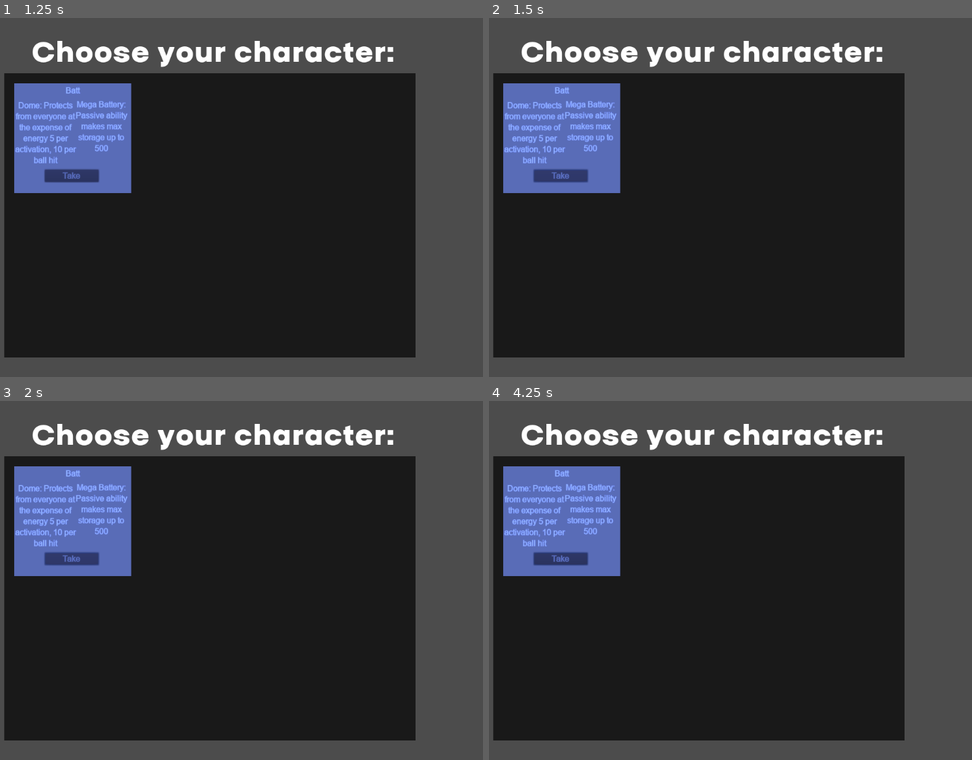
Above: before the commit, frames 1-4 (two rows, left to right).
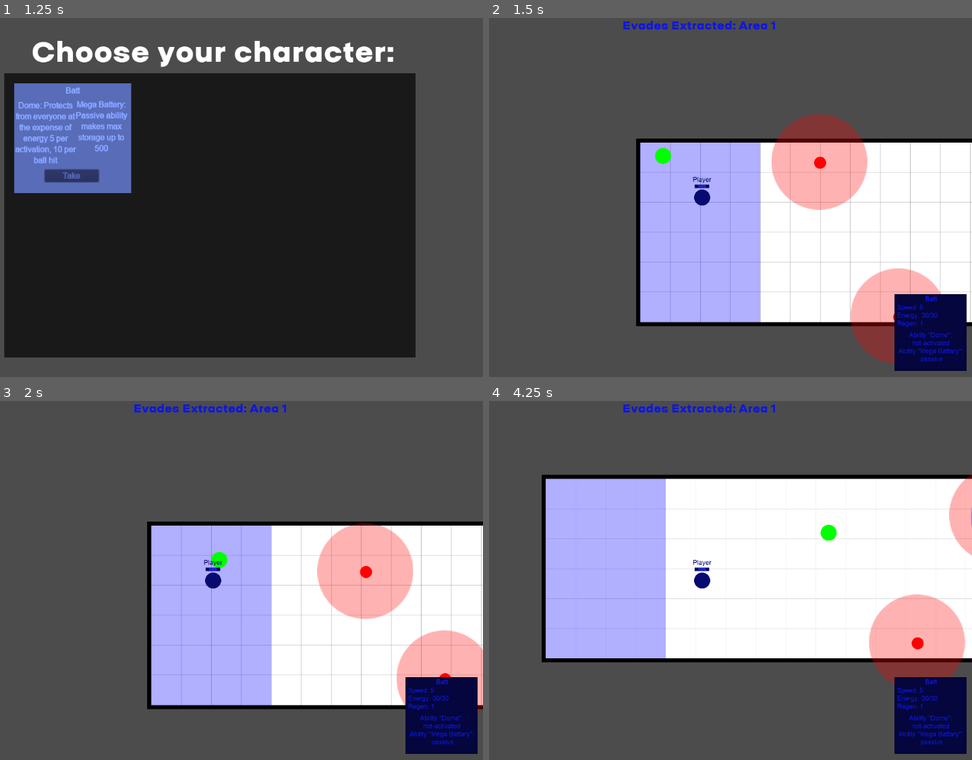
Above: after the commit, the same moments.

Repository: EtherCD/Alt-Evades-Old-Version
Game: Godot game, scene res://Menu.tscn
Two runs of this game, one before a commit and one after it. Both use one fixed random seed, a clock stepped at 60 frames per second and the inputs below.
Inputs (mouse positions are in pixels of both pictures, inside the frame that each line leads up to):
- Up to frame 1 (1.25 s): click "Single Player" at 0.5 s
- Up to frame 2 (1.5 s): click "Take" at 1.25 s
- Up to frame 3 (2 s): no input
- Up to frame 4 (4.25 s): tap Enter at 2 s; move the mouse to (822, 562) at 2.02 s; hold Right (ui_right) 2.03-2.78 s; tap Z at 2.1, 2.85, 3.8 s; click (822, 562) at 2.17 s; move the mouse to (595, 598) at 2.77 s; hold Down (ui_down) 2.78-3.53 s; move the mouse to (754, 501) at 3.52 s; hold Right (ui_right) from 3.53 s (still down); tap 1 at 3.6 s

Frame 1 is identical in both runs. In frame 2, 79% of the frame differs, in the area x 0-100%, y 0-99%; in frame 3, 79%; in frame 4, 80%.
Error before the commit: Parse Error: Error parsing expression, misplaced: '\n' (res://Main.gd:44)

Commit message:
v0.5.9 (Alpha)

Diff:
--- a/Alt-Evades/Ball.gd
+++ b/Alt-Evades/Ball.gd
@@ -4,41 +4,33 @@
 export var SAVE_TIME = 60
 var alive = true
 var timer_value = 60
-export var area = 1
-export var cEnergy = 30
-export var mEnergy = 30
-export var rEnergy = 1
-export var maxEnergy = 300
-export var maxRegen = 7
-export var heroName = "";
-export var nameAbility1 = "";
-export var nameAbility2 = "";
-
-export var cColor = Color(0.2,0.2,0.2,1);
-export var hCColor = Color(0.5,0.5,0.5,1);
-export var A1 = "";
-export var A2 = "";
+export(int) var area = 1
+export(int) var cEnergy = 30
+export(int) var mEnergy = 30
+export(int) var rEnergy = 1
+export(int) var maxEnergy = 300
+export(int) var maxRegen = 7
+export(String) var heroName = "";
+export(String) var nameAbility1 = "";
+export(String) var nameAbility2 = "";
+
+export(Color) var cColor = Color(0.2,0.2,0.2,1);
+export(Color) var hCColor = Color(0.5,0.5,0.5,1);
+export(String) var A1 = "";
+export(String) var A2 = ""
 
 var mPressed = false
 #var mMovement = true
-
-var ability1 = false;
-var ability2 = false;
-
-var canUpgradeMaxEnergy = true;
-var canUpgradeRegen = true;
-
-var coef_rEnergy = 0.025;
-
-var cSpeed = 0;
-var shiftC = 1;
-var uShiftP = false;
-
+var ability1 = false
+var ability2 = false
+var canUpgradeMaxEnergy = true
+var canUpgradeRegen = true
+var coef_rEnergy = 0.025
+var cSpeed = 0
+var shiftC = 1
+var uShiftP = false
 var eCoefNot = 1
-
 var inverseMethod=false
-
-#var mVelocity = Vector2()
 var velocity = Vector2()
 
 func f_translate(bol):
@@ -177,14 +169,31 @@
 	elif body.name == "AuraRed" and auraR:
 		uShiftP = false
 		auraR = false
-	if body.name == "AuraBlue" and not auraB:
+	if body.is_in_group("AuraBlue"):
 		eCoefNot = 1.0000925
-		auraB = true
-	elif body.name == "AuraBlue" and auraB:
+	elif eCoefNot != 1:
 		eCoefNot = 1
-		auraB = false
+	#if body.name == "AuraBlue" and not auraB:
+	#	eCoefNot = 1.0000925
+	#	auraB = true
+	#elif body.name == "AuraBlue" and auraB:
+	#	eCoefNot = 1
+	#	auraB = false
 	if body.name == "BallArea":
 		revive()
+
+func _on_hitbox_area_area_entered(area):
+	if area.is_in_group("portal"):
+		if !area.lock_portal:
+			do_teleport(area)
+
+func do_teleport(body):
+	for portal in get_tree().get_nodes_in_group("portal"):
+		if portal != body:
+			if portal.id == body.id:
+				if !portal.lock_potal:
+					body.do_lock()
+					global_position=portal.global_position
 
 func _on_DeathTimer_timeout():
 	if timer_value > 0:
--- a/Alt-Evades/Bot.gd
+++ b/Alt-Evades/Bot.gd
@@ -1,7 +1,7 @@
 extends KinematicBody2D
 
-export var speed = 400
-export var SAVE_TIME = 60
+export(int) var speed = 400
+export(int) var SAVE_TIME = 60
 var alive = true
 var timer_value = 60;
 var velocity = Vector2()
--- a/Alt-Evades/Enemy.gd
+++ b/Alt-Evades/Enemy.gd
@@ -1,8 +1,8 @@
 extends KinematicBody2D
 
 var velocity = Vector2()  # The player's movement vector.
-export var speed = 350;
-export var cType = 0; # 0 - Dark, 1 - Red, 2 - Blue,
+export(int) var speed = 350;
+export(int) var cType = 0; # 0 - Dark, 1 - Red, 2 - Blue,
 var color = Color()
 
 # Called when the node enters the scene tree for the first time.
@@ -23,6 +23,10 @@
 		var aura = preload("res://Aura.tscn").instance()
 		aura.position = Vector2(1, 20);
 		aura.set(cType, 8);
+		if cType == 1:
+			aura.add_to_group("AuraRed")
+		elif cType == 2:
+			aura.add_to_group("AuraBlue")
 		add_child(aura)
 
 func _physics_process(delta):
--- a/Alt-Evades/Generator.gd
+++ b/Alt-Evades/Generator.gd
@@ -1,18 +1,15 @@
 extends Node
 
-export var col=10
-export var dark=false;
-export var blue=false;
-export var red=false;
-
-export var coefX = 481;
-export var coefY = 1;
+export(int) var col=10
+export(bool) var dark=false;
+export(bool) var blue=false;
+export(bool) var red=false;
 
 # Called when the node enters the scene tree for the first time.
 func _ready():
-	var enemy = preload("res://Enemy.tscn").instance()
-	for i in range(col, 0):
-		var vec = Vector2(rand_range(300,3000), rand_range(1,718))
+	for i in range(0, col):
+		var enemy = preload("res://Enemy.tscn").instance()
+		var vec = Vector2(rand_range(141,3061), rand_range(1,671))
 		enemy.position = vec;
 		var maybe_color = []
 		if dark:
--- a/Alt-Evades/HeroCart.gd
+++ b/Alt-Evades/HeroCart.gd
@@ -1,9 +1,9 @@
 extends ColorRect
 
-export var HeroName = "";
-export var A1 = "";
-export var A2 = "";
-export var HeroLink = ""
+export(String) var HeroName = "";
+export(String) var A1 = "";
+export(String) var A2 = "";
+export(String) var HeroLink = ""
 
 func _ready():
 	get_node("Hero Name").text = HeroName
--- a/Alt-Evades/MPlayer.gd
+++ b/Alt-Evades/MPlayer.gd
@@ -1,7 +1,7 @@
 extends KinematicBody2D
 
-export var speed = 400
-export var SAVE_TIME = 60
+export(int) var speed = 400
+export(int) var SAVE_TIME = 60
 var alive = true
 var timer_value = 60;
 var velocity = Vector2()
--- a/Alt-Evades/Main.gd
+++ b/Alt-Evades/Main.gd
@@ -1,7 +1,7 @@
 extends Node
 
-export var Debug = false
-export var chLink = ""
+export(bool) var Debug = false
+export(String) var chLink = ""
 
 func _ready():
 	randomize()
@@ -40,8 +40,8 @@
 		player_node.set_position(Vector2(rand_range(100, 300), rand_range(100, 300)))
 		add_child(player_node)
 
-	if
-
+	#if
+	#
 	#get_node("PlayerContainer/Player/Camera2D2/Version Label").text = "Version: "+Singletone.version
 
 	# Idk why, but bot required specific exception with safezones
--- a/Alt-Evades/Main.tscn
+++ b/Alt-Evades/Main.tscn
@@ -10,9 +10,6 @@
 
 [sub_resource type="RectangleShape2D" id=3]
 extents = Vector2( 240, 360 )
-
-[sub_resource type="RectangleShape2D" id=4]
-extents = Vector2( 240, 366.5 )
 
 [sub_resource type="Curve2D" id=1]
 _data = {
@@ -35,23 +32,16 @@
 modulate = Color( 1, 1, 1, 0.717647 )
 position = Vector2( 3600, 0 )
 
-[node name="Area 1-2" parent="." instance=ExtResource( 6 )]
+[node name="Teleport" parent="." groups=["portal"] instance=ExtResource( 6 )]
 process_priority = -1
 modulate = Color( 0.52549, 0.52549, 0.52549, 0.45098 )
 self_modulate = Color( 1, 1, 1, 0 )
-position = Vector2( 3960, 0 )
+position = Vector2( 3960, 1 )
 scale = Vector2( 0.25, 1 )
 
-[node name="CollisionShape2D2" type="CollisionShape2D" parent="Area 1-2"]
+[node name="CollisionShape2D2" type="CollisionShape2D" parent="Teleport"]
 position = Vector2( 240, 359 )
 shape = SubResource( 3 )
-
-[node name="TpArea" type="Area2D" parent="Area 1-2"]
-
-[node name="CollisionShape2D" type="CollisionShape2D" parent="Area 1-2/TpArea"]
-position = Vector2( 240, 352.5 )
-shape = SubResource( 4 )
-one_way_collision_margin = 128.0
 
 [node name="PlayerContainer" type="Node" parent="."]
 
@@ -117,6 +107,17 @@
 position = Vector2( 4958, 7 )
 curve = SubResource( 1 )
 
+[node name="Teleport" parent="Area 2" groups=["portal"] instance=ExtResource( 6 )]
+process_priority = -1
+modulate = Color( 0.52549, 0.52549, 0.52549, 0.45098 )
+self_modulate = Color( 1, 1, 1, 0 )
+position = Vector2( 4958, 7 )
+scale = Vector2( 0.25, 1 )
+
+[node name="CollisionShape2D2" type="CollisionShape2D" parent="Area 2/Teleport"]
+position = Vector2( 240, 359 )
+shape = SubResource( 3 )
+
 [node name="EnemyContainer2" type="Node" parent="Area 2"]
 
 [node name="Enemy1" parent="Area 2/EnemyContainer2" instance=ExtResource( 4 )]
@@ -170,11 +171,3 @@
 scale = Vector2( 2, 92 )
 collision_layer = 2147483649
 collision_mask = 0
-
-[node name="Area 1-2" parent="Area 2" instance=ExtResource( 6 )]
-modulate = Color( 0.52549, 0.52549, 0.52549, 0.423529 )
-self_modulate = Color( 1, 1, 1, 0 )
-position = Vector2( 4958, 6 )
-scale = Vector2( 0.25, 1 )
-
-[connection signal="input_event" from="Area 1-2" to="Area 1-2" method="_on_Area_12_input_event"]
--- a/Alt-Evades/Menu.gd
+++ b/Alt-Evades/Menu.gd
@@ -1,8 +1,8 @@
 extends Node2D
 
-export var ip = "127.0.0.1"
-export var port = 5650
-export var maxPlayer = 2;
+export(String) var ip = "127.0.0.1"
+export(int) var port = 5650
+export(int) var maxPlayer = 2;
 
 func _ready():
 	get_tree().connect("network_peer_connected", self, "_connected")
--- a/Alt-Evades/SafeZone.gd
+++ b/Alt-Evades/SafeZone.gd
@@ -1,9 +1,10 @@
 extends StaticBody2D
 
-export var xCoef = 200;
+export(int) var id = 0
 
-func _ready():
-	pass
+var lock_portal = false
 
-func _on_Area_12_input_event(viewport, event, shape_idx):
-	event.position = Vector2(event.position.x+xCoef, event.position.y)
+func do_lock():
+	lock_portal = true
+	get_tree().create_timer(0.3, true)
+	lock_portal = false
--- a/Alt-Evades/hero/Batt.gd
+++ b/Alt-Evades/hero/Batt.gd
@@ -2,9 +2,7 @@
 
 var eAbility1 = 10;
 var eAbility1_ = 50;
-
 var switcher;
-
 var Regen = 0;
 
 func _ready():
@@ -23,17 +21,19 @@
 
 #Ability
 func ability1_f():
-	if switcher and cEnergy > 1:
-		cEnergy -= eAbility1*coef_rEnergy;
-	elif switcher and cEnergy < 1:
-		switcher = false;
-	switcher = not switcher
-	canUpgradeRegen=not switcher
-	if switcher:
-		Regen = rEnergy
-		rEnergy = Regen / 2;
-	else:
-		rEnergy = Regen;
+	if rEnergy > 2:
+		if switcher and cEnergy > 1:
+			cEnergy -= eAbility1*coef_rEnergy;
+		elif switcher and cEnergy < 1:
+			switcher = false;
+		switcher = not switcher
+		canUpgradeRegen=not switcher
+		$Dome.visible=switcher
+		if switcher:
+			Regen = rEnergy
+			rEnergy = Regen / 2;
+		else:
+			rEnergy = Regen;
 
 func ability2_f():
 	pass
--- a/Alt-Evades/hero/Batt.tscn
+++ b/Alt-Evades/hero/Batt.tscn
@@ -14,7 +14,6 @@
 anchor_bottom = 1.0
 
 [node name="Player" parent="." instance=ExtResource( 3 )]
-self_modulate = Color( 0.0156863, 0.141176, 0.435294, 1 )
 position = Vector2( 1, 1 )
 scale = Vector2( 0.8, 0.8 )
 collision/safe_margin = 0.001
@@ -102,12 +101,13 @@
 align = 1
 
 [node name="Dome" type="Sprite" parent="Player"]
+visible = false
 modulate = Color( 1, 1, 1, 0.568627 )
-position = Vector2( -7.62939e-05, -7.62939e-05 )
+position = Vector2( 0.699924, -7.62939e-05 )
 scale = Vector2( 0.7, 0.7 )
 texture = ExtResource( 5 )
 region_enabled = true
-region_rect = Rect2( 219.25, 54.25, 0, 1 )
+region_rect = Rect2( 0.377182, 0.127052, 171.162, 165.031 )
 
 [node name="EnergyBar" type="ProgressBar" parent="Player"]
 modulate = Color( 5, 5, 5, 1 )
Not shown: 1 places in Alt-Evades/Main.tscn that only renumber resources
